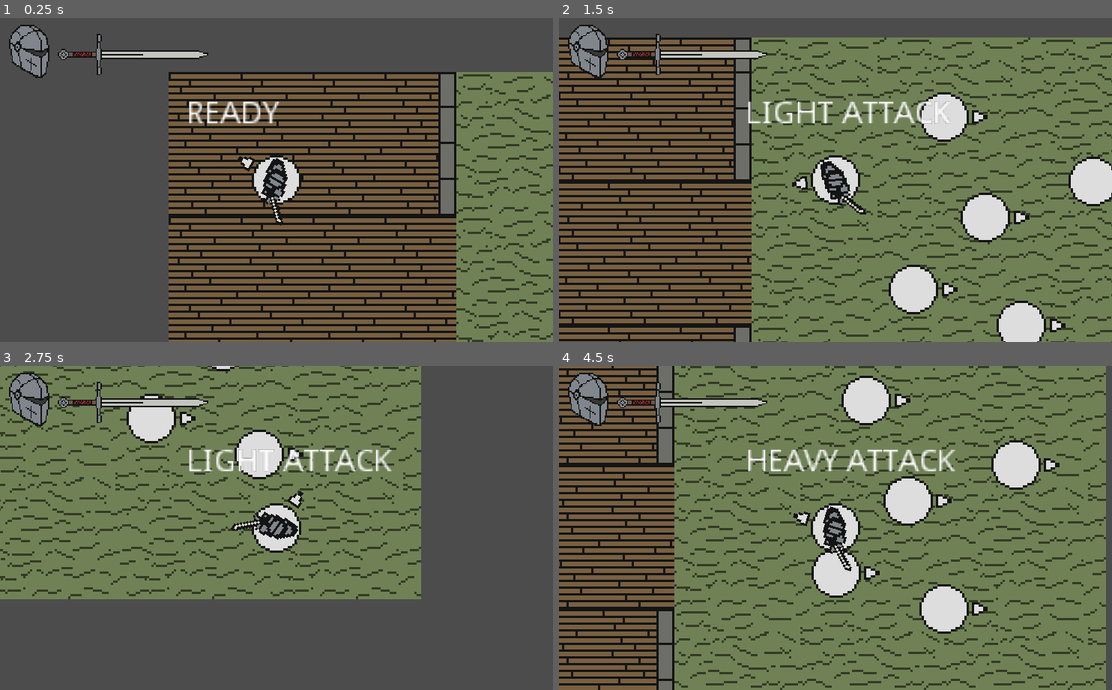
Above: before the commit, frames 1-4 (two rows, left to right).
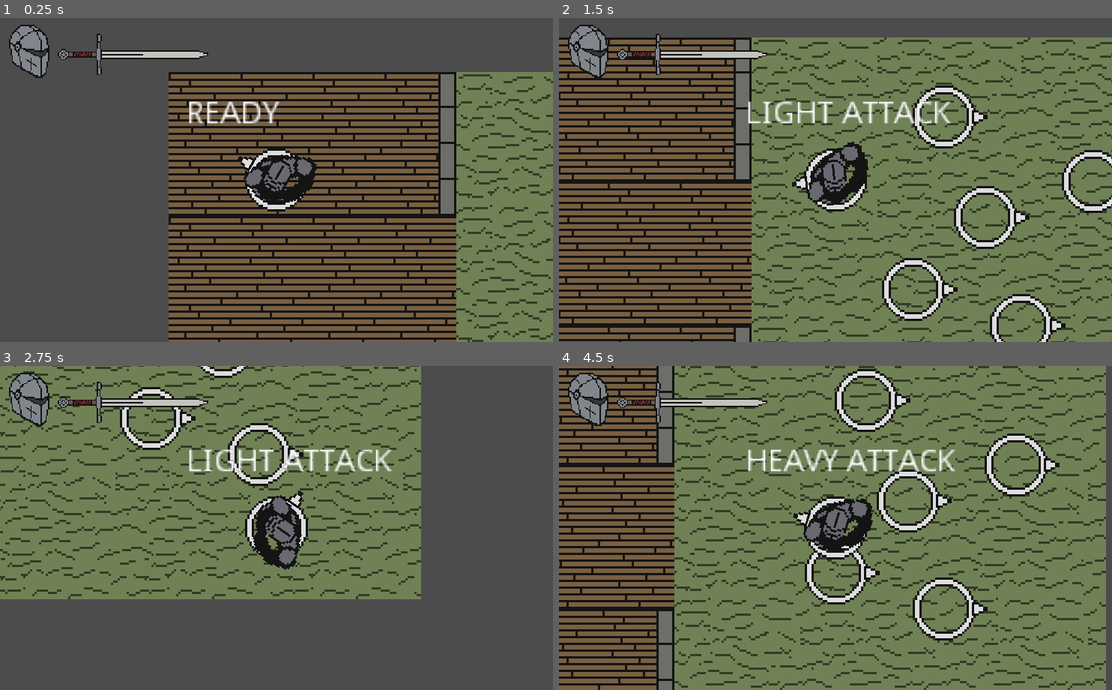
Above: after the commit, the same moments.

Repository: BGuerrero825/Slasher
Game: Godot game, scene res://Base.tscn
Two runs of this game, one before a commit and one after it. Both use one fixed random seed, a clock stepped at 60 frames per second and the inputs below.
Inputs (mouse positions are in pixels of both pictures, inside the frame that each line leads up to):
- Up to frame 1 (0.25 s): no input
- Up to frame 2 (1.5 s): tap Enter at 0.5 s; move the mouse to (957, 163) at 0.52 s; press the mouse at (957, 163) at 0.53 s; hold D (move_right) 0.53-1.28 s; move the mouse to (724, 196) at 1.27 s; release the mouse at (724, 196) at 1.28 s; hold S (move_down) from 1.28 s (still down); right-click (724, 196) at 1.35 s
- Up to frame 3 (2.75 s): move the mouse to (331, 456) at 2.02 s; release S (move_down) at 2.03 s; press the mouse at (331, 456) at 2.03 s; hold D (move_right) from 2.03 s (still down)
- Up to frame 4 (4.5 s): move the mouse to (807, 592) at 2.77 s; release D (move_right) at 2.78 s; release the mouse at (807, 592) at 2.78 s; hold Up (move_up) 2.78-3.53 s; right-click (807, 592) at 2.85 s; move the mouse to (1001, 576) at 3.52 s; press the mouse at (1001, 576) at 3.53 s; hold A (move_left) from 3.53 s (still down); move the mouse to (669, 479) at 4.27 s; release the mouse at (669, 479) at 4.28 s; right-click (669, 479) at 4.35 s

The runs differ from the first frame. In frame 1, 1.4% of the frame differs, in the area x 44-58%, y 40-65%; in frame 2, 9.1%; in frame 3, 4.7%; in frame 4, 9.2%, in the area x 44-89%, y 0-85%.

Commit message:
work migration (to laptop)

Diff:
--- a/objects/player.tscn
+++ b/objects/player.tscn
@@ -1,13 +1,9 @@
 [gd_scene load_steps=8 format=2]
 
-[ext_resource path="res://art/knight.png" type="Texture" id=1]
+[ext_resource path="res://art/knight_1.png" type="Texture" id=1]
 [ext_resource path="res://art/direction_indicator.png" type="Texture" id=2]
 [ext_resource path="res://art/character_plate.png" type="Texture" id=3]
 [ext_resource path="res://code/player.gd" type="Script" id=5]
-
-
-
-
 
 [sub_resource type="RectangleShape2D" id=1]
 extents = Vector2( 16, 20 )
@@ -30,10 +26,10 @@
 position = Vector2( 16, 0 )
 texture = ExtResource( 2 )
 
-[node name="sprite" type="Sprite" parent="center"]
+[node name="character" type="Sprite" parent="center"]
 texture = ExtResource( 1 )
-vframes = 2
-hframes = 4
+vframes = 6
+hframes = 6
 
 [node name="hitbox" type="Area2D" parent="center"]
 collision_mask = 0
Binary file added: art/anim_workspace.ase
Binary file changed: art/character_plate.png
Binary file removed: art/knight.png
Binary file added: art/knight_1.ase
Binary file added: art/knight_1.png
Not shown, changed: art/knight_1.png.import
Binary file changed: art/knight_drawpad.ase
Binary file changed: art/mockup.ase
